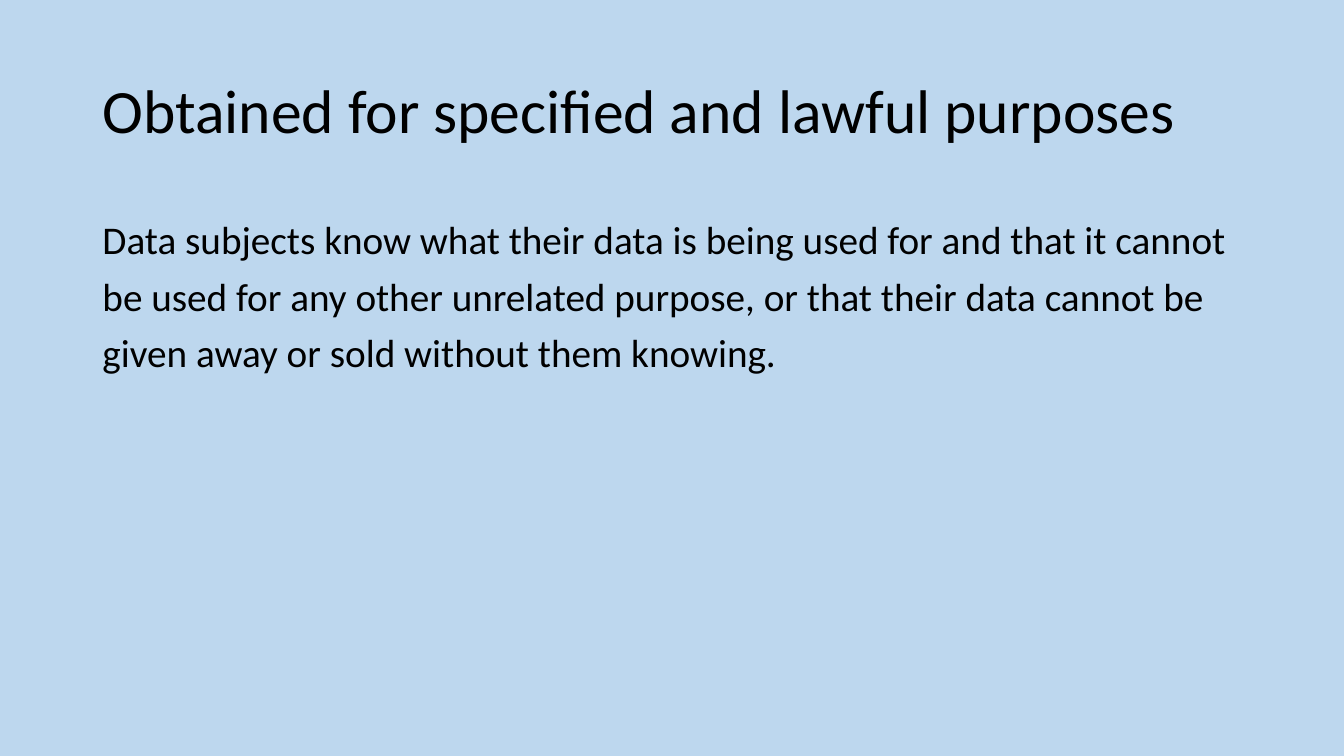
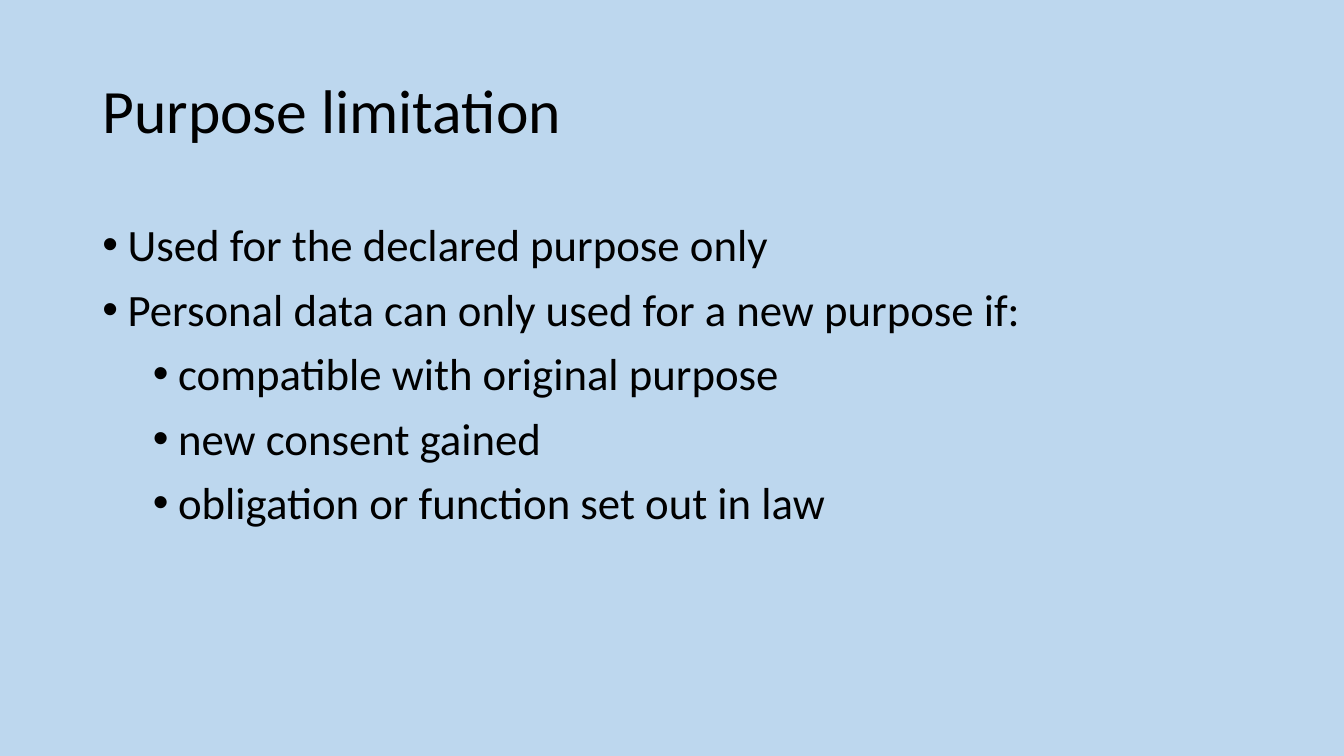
Before and after one commit to MrFriendCS/MrFriendCS.github.io, a slide deck: slide 192 of n5/ddd/N5 CS DDD Slides.pptx (slide 193 before the commit). Drawn at 1344x756 pixels with LibreOffice and Linux fonts; fonts in the diff are those of the drawing. Boxes give left, top, right and bottom in pixels: in the first picture for what was removed or moved away, otherwise in the second. Text is boxed around its words. In the diff, an @@ line names an element or a change of style, - is before the commit and + after.

```diff
--- a/n5/ddd/N5 CS DDD Slides.pptx
+++ b/n5/ddd/N5 CS DDD Slides.pptx
@@ title at [102,90,560,143]: text changed @@
-Obtained for specified and lawful purposes
+Purpose limitation
@@ text at [128,230,1020,527]: text changed; size 28 to 32 pt @@
-Data subjects know what their data is being used for and that it cannot be used for any other unrelated purpose, or that their data cannot be given away or sold without them knowing.
+• Used for the declared purpose only
+• Personal data can only used for a new purpose if:
+  • compatible with original purpose
+  • new consent gained
+  • obligation or function set out in law
```
Also in this commit, not shown: 7 other slides changed, 1 slide added, 2 slides removed, 1 other file.
